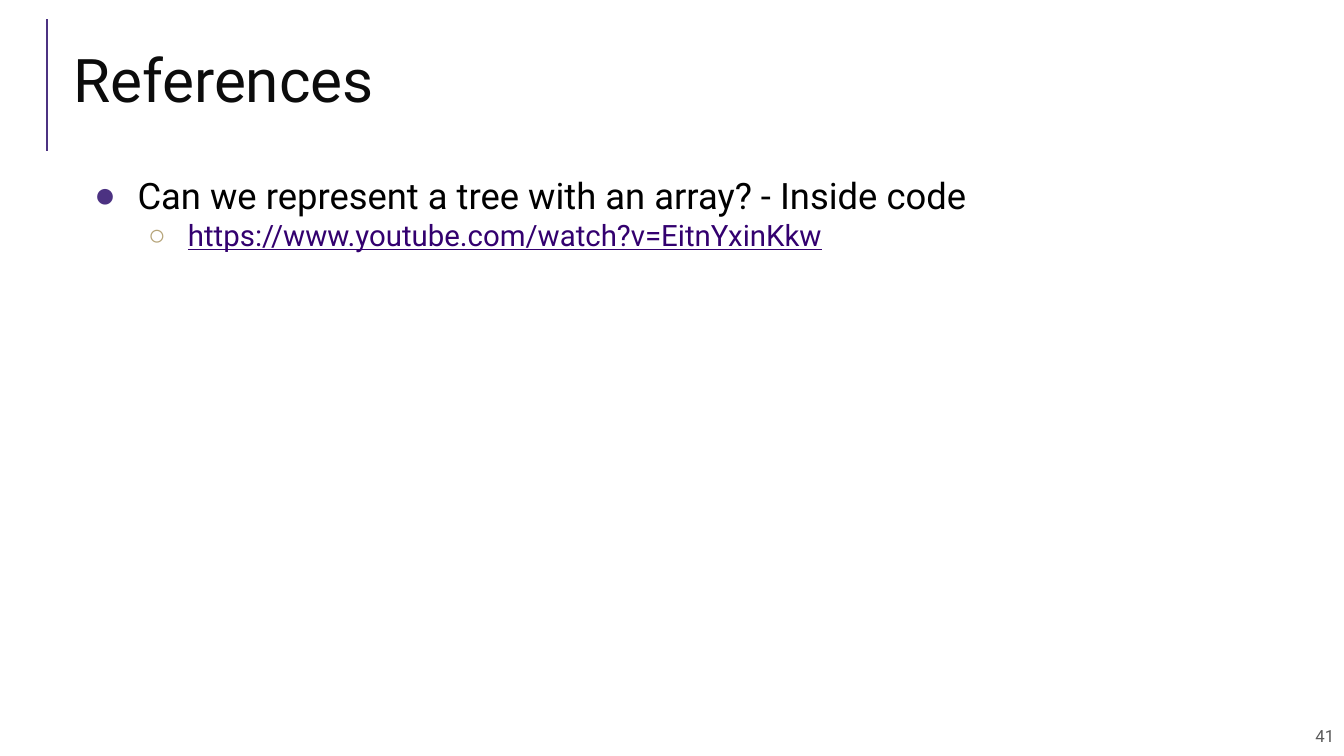
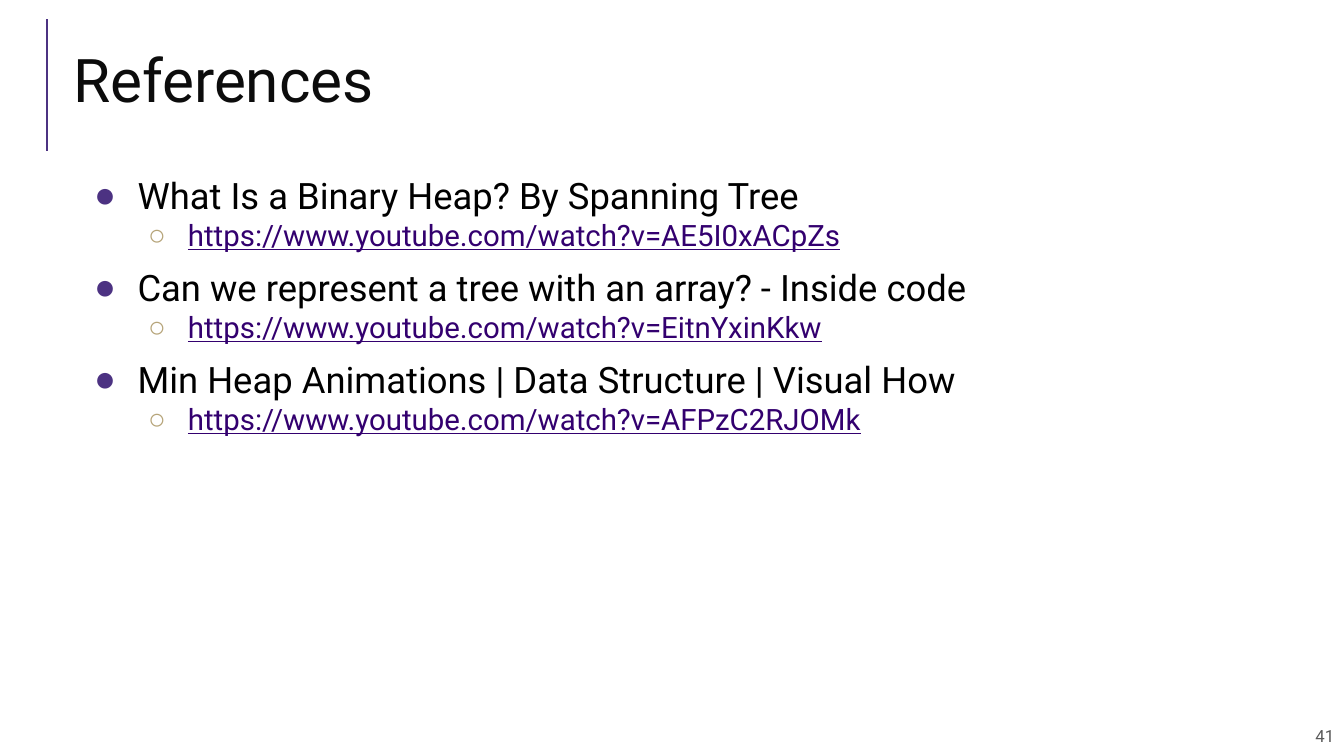
Before and after one commit to guhofstra/CSC111Fa25, a slide deck: slide 41 of PPTs/Lecture 11-heaps.pptx. Drawn at 1344x756 pixels with LibreOffice and Linux fonts; fonts in the diff are those of the drawing. Boxes give left, top, right and bottom in pixels: in the first picture for what was removed or moved away, otherwise in the second. Text is boxed around its words. In the diff, an @@ line names an element or a change of style, - is before the commit and + after.

Commit message:
xx

```diff
--- a/PPTs/Lecture 11-heaps.pptx
+++ b/PPTs/Lecture 11-heaps.pptx
@@ text at [138,181,840,253]: paragraphs added @@
+● What Is a Binary Heap? By Spanning Tree
+  ○ https://www.youtube.com/watch?v=AE5I0xACpZs
@@ text at [138,365,955,437]: paragraphs added @@
+● Min Heap Animations | Data Structure | Visual How
+  ○ https://www.youtube.com/watch?v=AFPzC2RJOMk
```
